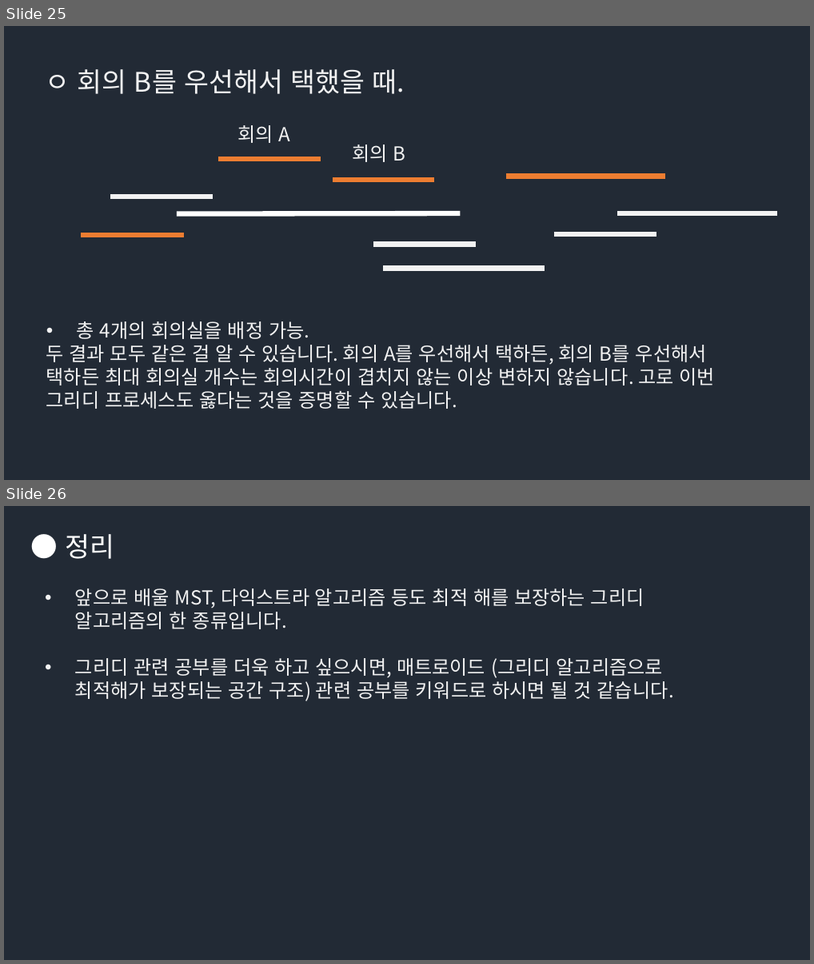
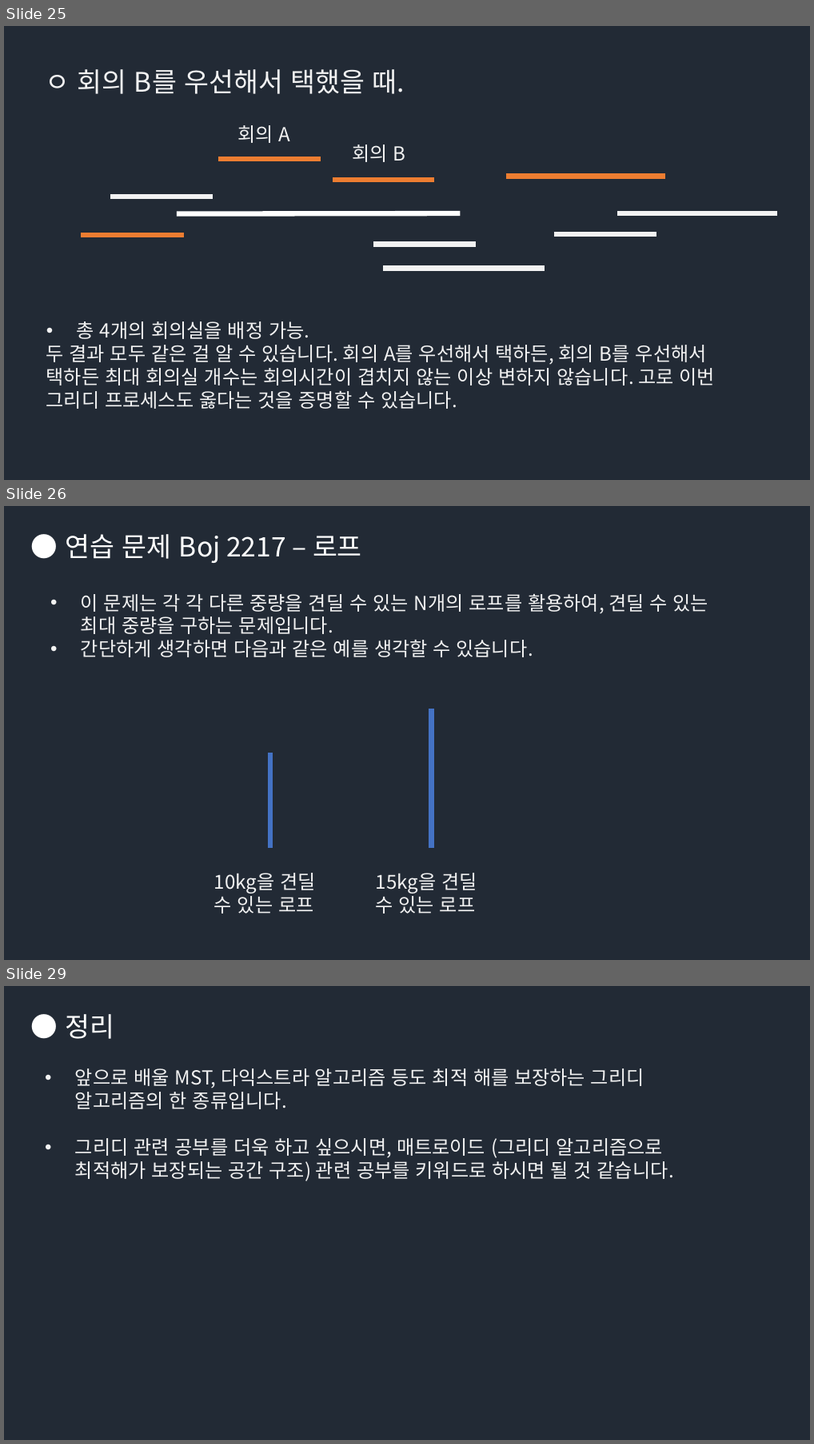
Before and after one commit to Groot-Space/Groot-space.github.io, a slide deck: assets/images/그리디/그리디.pptx. Shown one above the other, each under a label of ours: slides 25 and 26 before the commit, slides 25, 26 and 29 after it; the slides between them are not shown. The pictures are 814x964 and 814x1444 pixels, drawn with LibreOffice and Linux fonts; fonts in the diff are those of the drawing. Boxes give left, top, right and bottom in pixels: in the first picture for what was removed or moved away, otherwise in the second. Text is boxed around its words. In the diff, an @@ line names an element or a change of style, - is before the commit and + after.

```diff
--- a/assets/images/그리디/그리디.pptx
+++ b/assets/images/그리디/그리디.pptx
@@ slide 26 added at (4,506,810,960), background #222A35 @@
@@ text added at (65,534,362,563), 32 pt, text #FFFFFF @@
+● 연습 문제 Boj 2217 – 로프
@@ text added at (81,594,709,657), 23 pt, text #F2F2F2 @@
+• 이 문제는 각 각 다른 중량을 견딜 수 있는 N개의 로프를 활용하여, 견딜 수 있는 최대 중량을 구하는 문제입니다.
+• 간단하게 생각하면 다음과 같은 예를 생각할 수 있습니다.
@@ line added from (432, 708) to (432, 848), #4472C4 6 pt @@
@@ line added from (270, 752) to (270, 848), #4472C4 6 pt @@
@@ text added at (214,872,316,913), 23 pt, text #F2F2F2 @@
+10kg을 견딜 수 있는 로프
@@ text added at (376,872,477,913), 23 pt, text #F2F2F2 @@
+15kg을 견딜 수 있는 로프
@@ what was slide 26 is now slide 29 @@
```
Also in this commit, not shown: 2 other slides added, 1 other file.
